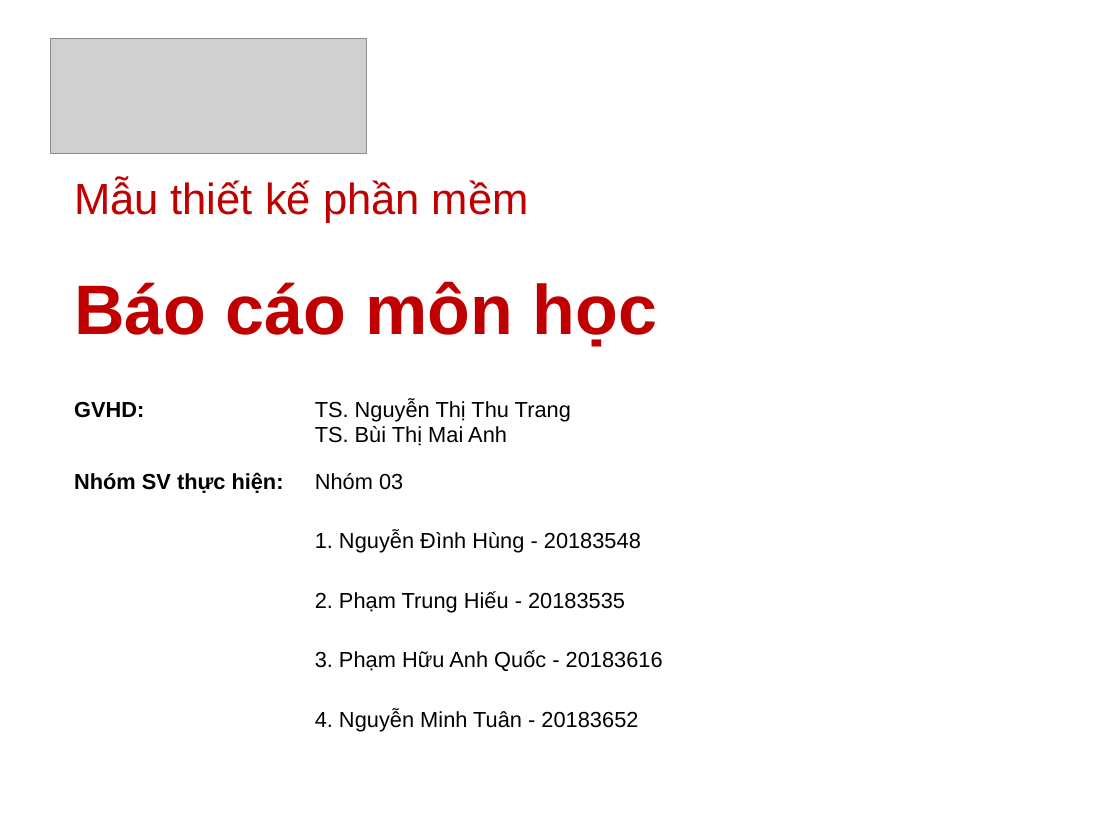
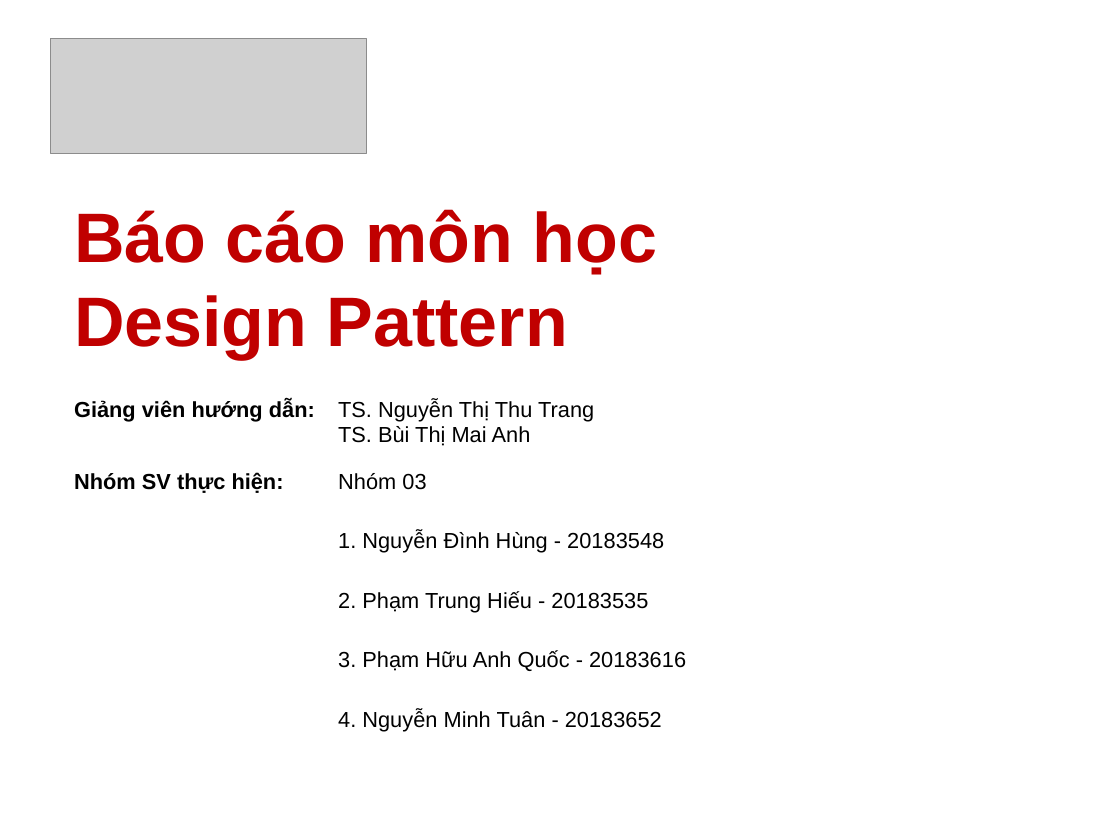
Before and after one commit to HieuPham2000/DP.20212.03, a slide deck: slide 2 of presentation/Design_Pattern_Slide.pptx. Drawn at 1120x840 pixels with LibreOffice and Linux fonts; fonts in the diff are those of the drawing; grey boxes stand for pictures; background and template pictures are left out. Boxes give left, top, right and bottom in pixels: in the first picture for what was removed or moved away, otherwise in the second. Text is boxed around its words. In the diff, an @@ line names an element or a change of style, - is before the commit and + after.

```diff
--- a/presentation/Design_Pattern_Slide.pptx
+++ b/presentation/Design_Pattern_Slide.pptx
@@ text at bbox=[74, 179, 529, 223]: paragraph removed @@
-Mẫu thiết kế phần mềm
@@ text "Báo cáo môn học": place and size @@
-text "Báo cáo môn học" at bbox=[74, 179, 657, 347]
+text "Báo cáo môn học" at bbox=[74, 209, 657, 359]
@@ text at bbox=[74, 209, 657, 275]: line spacing 1.5 to 1 @@
@@ text at bbox=[74, 295, 568, 359]: paragraph added @@
+Design Pattern
@@ table at bbox=[63, 388, 718, 759] @@
-row 1, column 1: GVHD:
+row 1, column 1: Giảng viên hướng dẫn:
```
Also in this commit, not shown: 8 other slides changed, 18 slides added, 2 other files.
